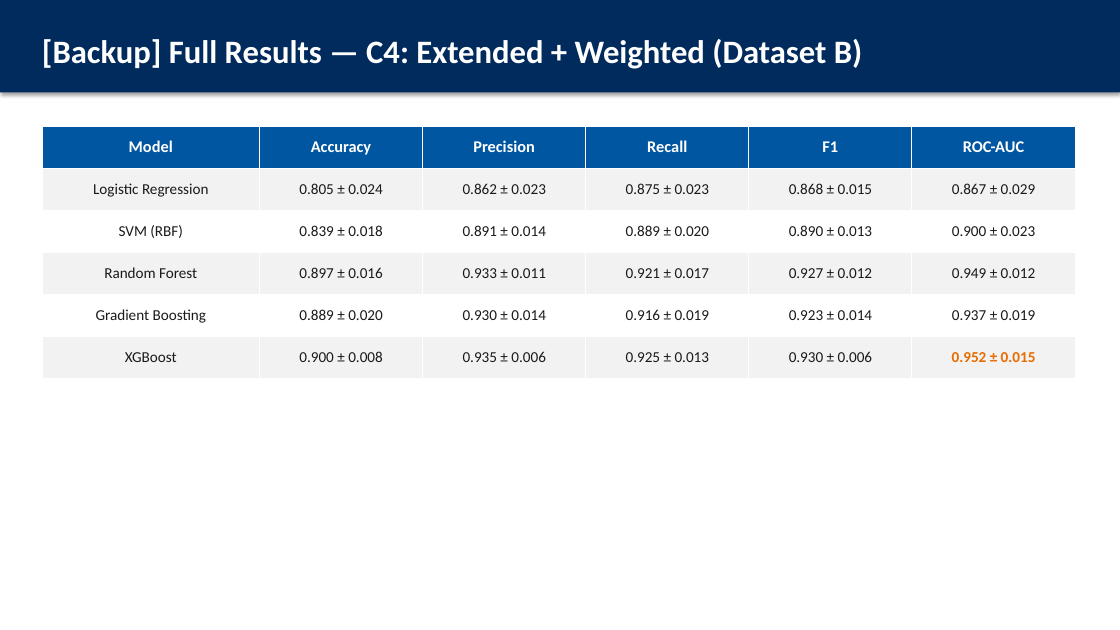
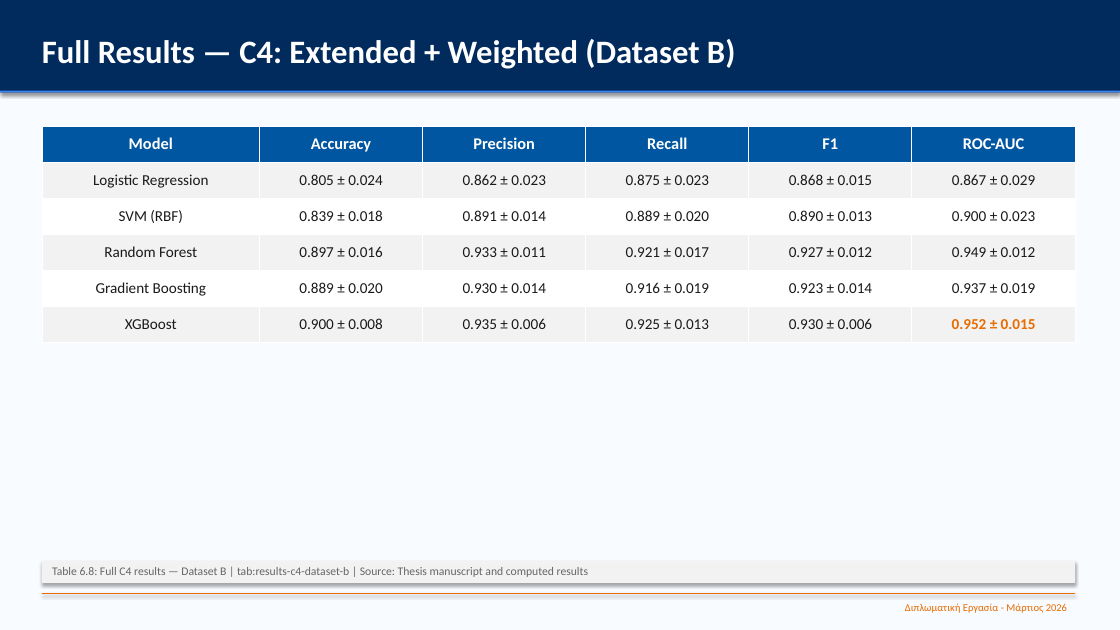
Before and after one commit to christos97/parkinsons-voice-classification, a slide deck: slide 28 of outputs/thesis_defense_presentation.pptx. Drawn at 1120x630 pixels with LibreOffice and Linux fonts; fonts in the diff are those of the drawing. Boxes give left, top, right and bottom in pixels: in the first picture for what was removed or moved away, otherwise in the second. Text is boxed around its words. In the diff, an @@ line names an element or a change of style, - is before the commit and + after.

```diff
--- a/outputs/thesis_defense_presentation.pptx
+++ b/outputs/thesis_defense_presentation.pptx
@@ background #FFFFFF to #F8FBFF @@
@@ text in rectangle at (42,39,735,69): text changed @@
-[Backup] Full Results — C4: Extended + Weighted (Dataset B)
+Full Results — C4: Extended + Weighted (Dataset B)
@@ rectangle added at (0,91,1120,92), fill #3B82F6 @@
@@ table: place and size @@
-table at (42,126,1075,378)
+table at (42,126,1075,343)
@@ rectangle added at (42,561,1075,583), fill #F2F2F2, 10 pt, text #666666 @@
+Table 6.8: Full C4 results — Dataset B | tab:results-c4-dataset-b | Source: Thesis manuscript and computed results
@@ rectangle added at (42,593,1075,594), fill #E86C00 @@
@@ text added at (905,603,1067,613), 9 pt, text #E86C00 @@
+Διπλωματική Εργασία - Μάρτιος 2026
```
Also in this commit, not shown: 29 other slides changed, 48 other files.
